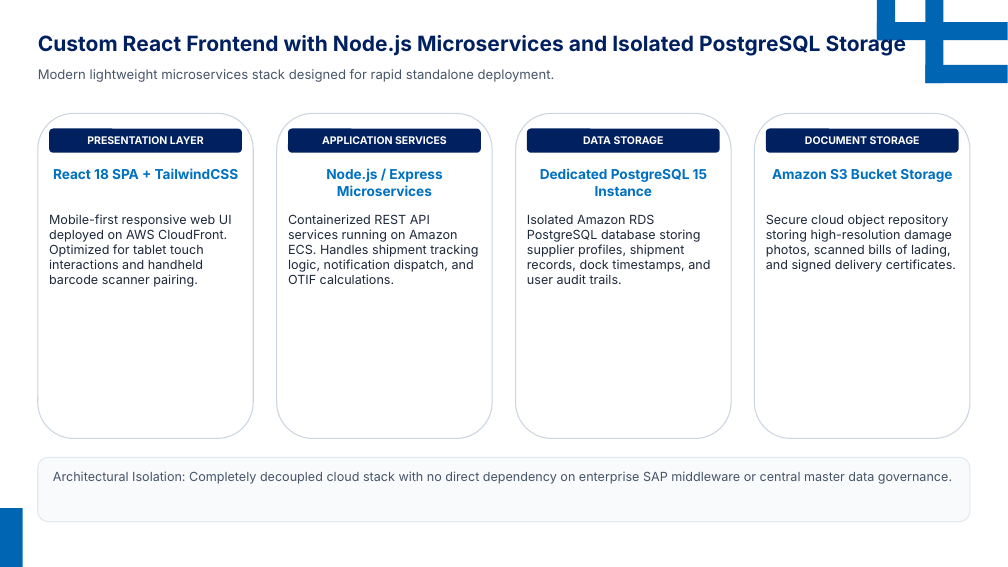
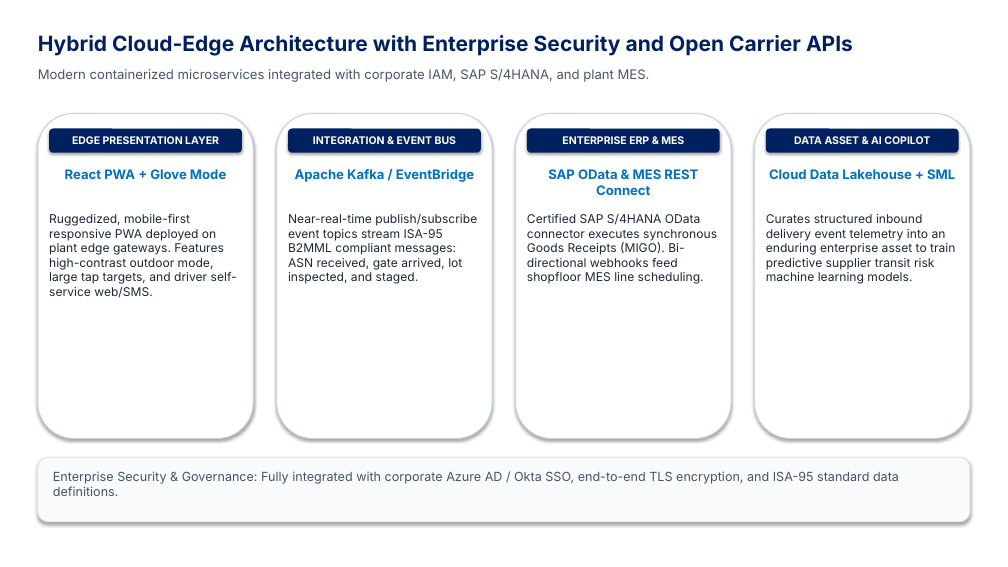
Before and after one commit to hemanthx446/ppt-mcp-server, a slide deck: slide 6 of Supplier_Delivery_Tracker_CIO_Briefing.pptx. Drawn at 1008x567 pixels with LibreOffice and Linux fonts; fonts in the diff are those of the drawing; background and template pictures are left out. Boxes give left, top, right and bottom in pixels: in the first picture for what was removed or moved away, otherwise in the second. Text is boxed around its words. In the diff, an @@ line names an element or a change of style, - is before the commit and + after.

```diff
--- a/Supplier_Delivery_Tracker_CIO_Briefing.pptx
+++ b/Supplier_Delivery_Tracker_CIO_Briefing.pptx
@@ rectangle removed at [877, 0, 895, 41] @@
@@ rectangle removed at [877, 22, 1008, 40] @@
@@ rectangle removed at [926, 0, 944, 83] @@
@@ text at [38, 35, 853, 56]: text changed @@
-Custom React Frontend with Node.js Microservices and Isolated PostgreSQL Storage
+Hybrid Cloud-Edge Architecture with Enterprise Security and Open Carrier APIs
@@ text at [38, 69, 650, 82]: text changed @@
-Modern lightweight microservices stack designed for rapid standalone deployment.
+Modern containerized microservices integrated with corporate IAM, SAP S/4HANA, and plant MES.
@@ rectangle removed at [926, 65, 1008, 83] @@
@@ text in rounded rectangle at [72, 136, 219, 144]: text changed @@
-PRESENTATION LAYER
+EDGE PRESENTATION LAYER
@@ text in rounded rectangle at [313, 136, 456, 144]: text changed @@
-APPLICATION SERVICES
+INTEGRATION & EVENT BUS
@@ text in rounded rectangle at [562, 136, 684, 148]: text changed @@
-DATA STORAGE
+ENTERPRISE ERP & MES
@@ shadow on in 9 elements at [49, 129, 242, 153], [38, 113, 253, 439], [277, 113, 492, 439], [516, 113, 731, 439], [755, 113, 970, 439], [38, 457, 970, 522], [288, 129, 481, 153], [527, 129, 720, 153], [766, 129, 959, 153] @@
@@ text in rounded rectangle at [794, 136, 930, 144]: text changed @@
-DOCUMENT STORAGE
+DATA ASSET & AI COPILOT
@@ text at [65, 169, 226, 179]: text changed; size 13 to 12.5 pt @@
-React 18 SPA + TailwindCSS
+React PWA + Glove Mode
@@ text at [295, 169, 474, 182]: text changed; size 13 to 12.5 pt @@
-Node.js / Express Microservices
+Apache Kafka / EventBridge
@@ text at [548, 169, 698, 195]: text changed; size 13 to 12.5 pt @@
-Dedicated PostgreSQL 15 Instance
+SAP OData & MES REST Connect
@@ text at [769, 169, 955, 179]: text changed; size 13 to 12.5 pt @@
-Amazon S3 Bucket Storage
+Cloud Data Lakehouse + SML
@@ text at [49, 214, 237, 298]: text changed; size 12 to 11.5 pt @@
-Mobile-first responsive web UI deployed on AWS CloudFront. Optimized for tablet touch interactions and handheld barcode scanner pairing.
+Ruggedized, mobile-first responsive PWA deployed on plant edge gateways. Features high-contrast outdoor mode, large tap targets, and driver self-service web/SMS.
@@ text at [288, 214, 477, 284]: text changed; size 12 to 11.5 pt @@
-Containerized REST API services running on Amazon ECS. Handles shipment tracking logic, notification dispatch, and OTIF calculations.
+Near-real-time publish/subscribe event topics stream ISA-95 B2MML compliant messages: ASN received, gate arrived, lot inspected, and staged.
@@ text at [527, 214, 717, 284]: text changed; size 12 to 11.5 pt @@
-Isolated Amazon RDS PostgreSQL database storing supplier profiles, shipment records, dock timestamps, and user audit trails.
+Certified SAP S/4HANA OData connector executes synchronous Goods Receipts (MIGO). Bi-directional webhooks feed shopfloor MES line scheduling.
@@ text at [766, 214, 955, 284]: text changed; size 12 to 11.5 pt @@
-Secure cloud object repository storing high-resolution damage photos, scanned bills of lading, and signed delivery certificates.
+Curates structured inbound delivery event telemetry into an enduring enterprise asset to train predictive supplier transit risk machine learning models.
@@ text at [53, 471, 899, 496]: text changed @@
-Architectural Isolation: Completely decoupled cloud stack with no direct dependency on enterprise SAP middleware or central master data governance.
+Enterprise Security & Governance: Fully integrated with corporate Azure AD / Okta SSO, end-to-end TLS encryption, and ISA-95 standard data definitions.
@@ rectangle removed at [0, 508, 23, 567] @@
```
Also in this commit, not shown: 4 other slides changed, 3 slides added, 3 slides removed, 27 other files.
